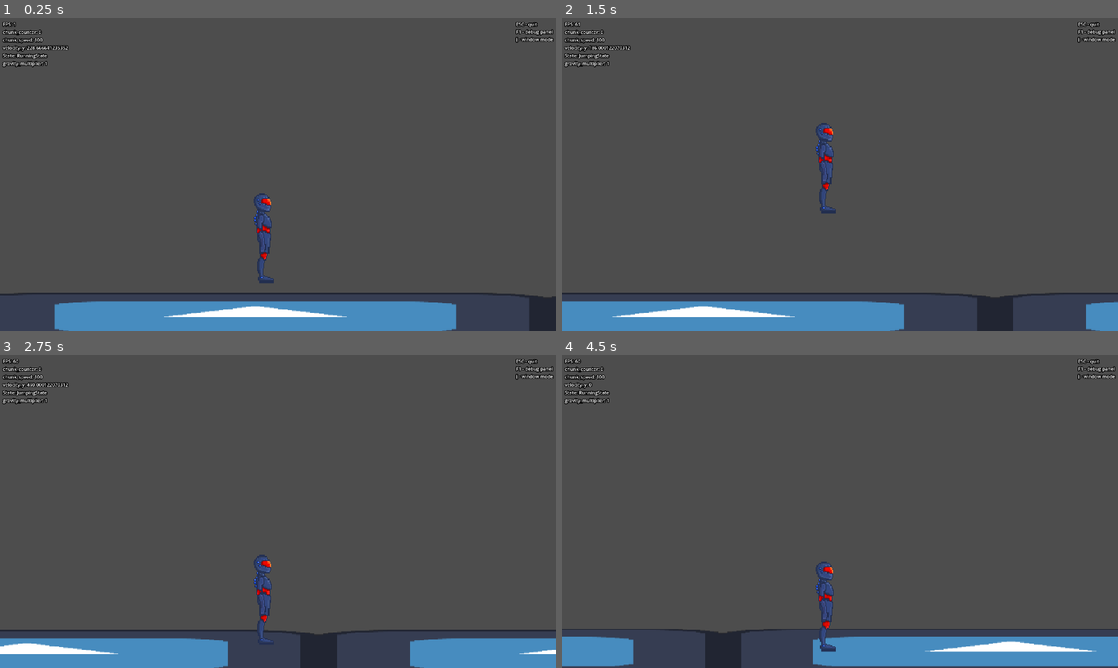
Above: before the commit, frames 1-4 (two rows, left to right).
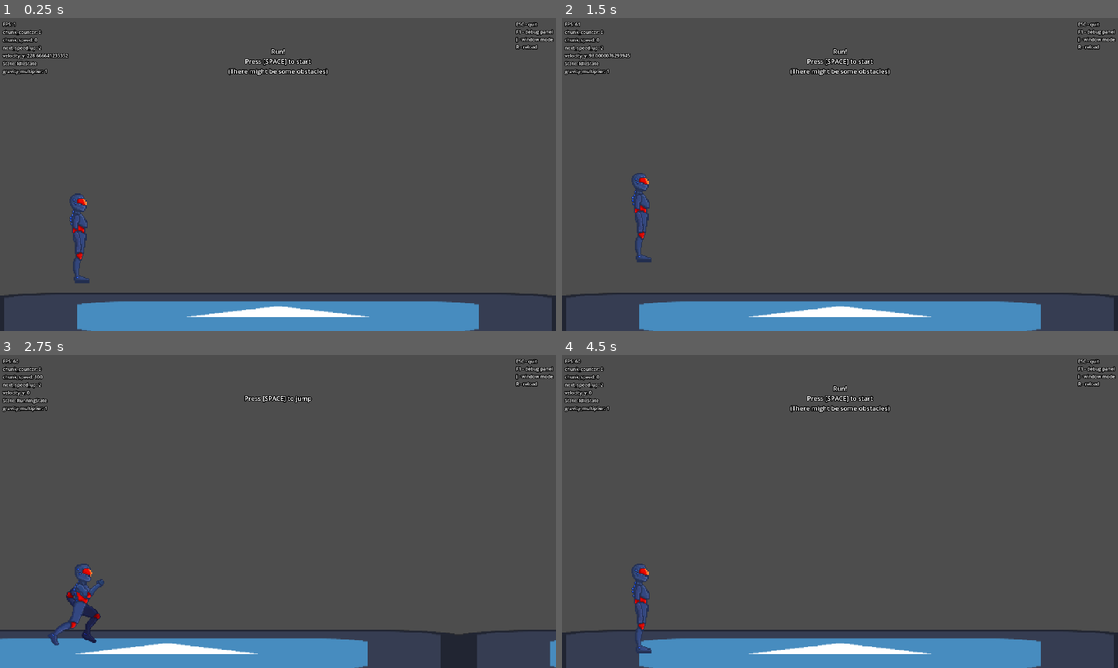
Above: after the commit, the same moments.

Repository: takanazwa5/dsw-jam-2025
Game: Godot game, scene res://main.tscn
Same seed, same stepped clock (60 frames per second), same inputs: the game is played once before the commit and once after it. The engine's default icon, where the game draws it, is replaced by a stand-in: a white triangle on a blue panel in a dark square.
Inputs (mouse positions are in pixels of both pictures, inside the frame that each line leads up to):
- Up to frame 1 (0.25 s): no input
- Up to frame 2 (1.5 s): tap Space (jump) at 0.5, 0.77, 1.07 s; move the mouse to (962, 158) at 0.52 s; hold S (slide) 0.53-1.28 s; click (962, 158) at 0.67 s; tap R at 0.8, 1.35 s; move the mouse to (728, 190) at 1.27 s; click (728, 190) at 1.42 s
- Up to frame 3 (2.75 s): tap Space (jump) at 1.52, 1.55, 1.82 s; move the mouse to (333, 442) at 2.02 s; hold Space (jump) from 2.03 s (still down); click (333, 442) at 2.17 s; tap S (slide) at 2.3 s
- Up to frame 4 (4.5 s): move the mouse to (812, 574) at 2.77 s; release Space (jump) at 2.78 s; tap S (slide) at 2.85, 4.35 s; click (812, 574) at 2.92 s; tap Space (jump) at 3.02, 3.32 s; tap R at 3.05, 3.6 s; move the mouse to (1006, 558) at 3.52 s; hold Space (jump) 3.53-4.28 s; click (1006, 558) at 3.67 s; move the mouse to (673, 464) at 4.27 s; click (673, 464) at 4.42 s

The runs differ from the first frame. In frame 1, 4.0% of the frame differs, in the area x 0-100%, y 6-100%; in frame 2, 7.9%; in frame 3, 8.3%; in frame 4, 9.6%.
Error after the commit: Left operand of 'is' is a previously freed instance. (res://features/chunk/chunk.gd:18)

Commit message:
Update

Diff:
--- a/features/chunk/chunk.gd
+++ b/features/chunk/chunk.gd
@@ -4,14 +4,37 @@
 signal screen_exited()
 
 
+@onready var player_ref : CharacterBody2D = %PlayerRef
 @onready var vosn : VisibleOnScreenNotifier2D = %VOSN
+@onready var obstacles : Array[Area2D] = [%Obstacle, %BigObstacle, %LongObstacle]
 
 
 func _ready() -> void:
 
+	player_ref.hide()
 	vosn.screen_exited.connect(_on_vosn_screen_exited)
+
+	var obstacle : Area2D
+	if Main.level is Level and Main.level.chunk_speed >= 300:
+
+		obstacle = obstacles.pick_random()
+
+	else:
+
+		obstacle = obstacles[0]
+
+	obstacle.body_entered.connect(_on_obstacle_body_entered)
+	obstacle.visible = true if Main.tutorials_completed else false
+	obstacle.monitoring = obstacle.visible
 
 
 func _on_vosn_screen_exited() -> void:
 
 	screen_exited.emit()
+
+
+func _on_obstacle_body_entered(body: Node2D) -> void:
+
+	if body is Player:
+
+		get_tree().paused = true
--- a/features/chunk/chunk.tscn
+++ b/features/chunk/chunk.tscn
@@ -1,10 +1,29 @@
-[gd_scene load_steps=4 format=3 uid="uid://d2rle0tbttd7q"]
+[gd_scene load_steps=11 format=3 uid="uid://d2rle0tbttd7q"]
 
 [ext_resource type="Script" path="res://features/chunk/chunk.gd" id="1_5gbg4"]
 [ext_resource type="Texture2D" uid="uid://h2gmwv7b5uf2" path="res://icon.svg" id="1_ercl0"]
+[ext_resource type="PackedScene" uid="uid://bs28liwog0cif" path="res://features/player/player.tscn" id="3_ex4in"]
 
 [sub_resource type="RectangleShape2D" id="RectangleShape2D_iicn6"]
 size = Vector2(640, 25)
+
+[sub_resource type="PlaceholderTexture2D" id="PlaceholderTexture2D_kaeil"]
+size = Vector2(70, 20)
+
+[sub_resource type="RectangleShape2D" id="RectangleShape2D_h48f4"]
+size = Vector2(70, 20)
+
+[sub_resource type="PlaceholderTexture2D" id="PlaceholderTexture2D_f6k0x"]
+size = Vector2(50, 50)
+
+[sub_resource type="RectangleShape2D" id="RectangleShape2D_d8f64"]
+size = Vector2(50, 50)
+
+[sub_resource type="PlaceholderTexture2D" id="PlaceholderTexture2D_w6jvb"]
+size = Vector2(25, 25)
+
+[sub_resource type="RectangleShape2D" id="RectangleShape2D_ko6cj"]
+size = Vector2(25, 25)
 
 [node name="Chunk" type="StaticBody2D"]
 position = Vector2(0, 360)
@@ -22,3 +41,45 @@
 [node name="VOSN" type="VisibleOnScreenNotifier2D" parent="."]
 unique_name_in_owner = true
 rect = Rect2(0, -50, 640, 50)
+
+[node name="LongObstacle" type="Area2D" parent="."]
+unique_name_in_owner = true
+visible = false
+position = Vector2(502, -35)
+monitoring = false
+
+[node name="Sprite2D" type="Sprite2D" parent="LongObstacle"]
+texture = SubResource("PlaceholderTexture2D_kaeil")
+
+[node name="CollisionShape2D" type="CollisionShape2D" parent="LongObstacle"]
+shape = SubResource("RectangleShape2D_h48f4")
+
+[node name="BigObstacle" type="Area2D" parent="."]
+unique_name_in_owner = true
+visible = false
+position = Vector2(502, -50)
+monitoring = false
+
+[node name="Sprite2D" type="Sprite2D" parent="BigObstacle"]
+texture = SubResource("PlaceholderTexture2D_f6k0x")
+
+[node name="CollisionShape2D" type="CollisionShape2D" parent="BigObstacle"]
+shape = SubResource("RectangleShape2D_d8f64")
+
+[node name="Obstacle" type="Area2D" parent="."]
+unique_name_in_owner = true
+visible = false
+position = Vector2(502, -38)
+monitoring = false
+
+[node name="Sprite2D" type="Sprite2D" parent="Obstacle"]
+texture = SubResource("PlaceholderTexture2D_w6jvb")
+
+[node name="CollisionShape2D" type="CollisionShape2D" parent="Obstacle"]
+shape = SubResource("RectangleShape2D_ko6cj")
+
+[node name="PlayerRef" parent="." instance=ExtResource("3_ex4in")]
+unique_name_in_owner = true
+process_mode = 4
+position = Vector2(389, -75)
+script = null
--- a/features/level/level.gd
+++ b/features/level/level.gd
@@ -5,11 +5,12 @@
 
 const CHUNK_INITIAL_SPEED : int = 100
 const CHUNK_SPEED_INCREMENT : int = 40
-const CHUNK_SPEED_INCREMENT_RATE : int = 2
 
 
-var chunk_speed : int = CHUNK_INITIAL_SPEED
+var chunk_speed : int = 0
 var chunk_counter : int = 0
+var next_speed_up_chunk : int = 2
+var calculated_speed : int = CHUNK_INITIAL_SPEED
 
 
 @onready var chunks_container : Node = %ChunksContainer
@@ -17,6 +18,8 @@
 
 
 func _ready() -> void:
+
+	Main.level = self
 
 	for chunk : Chunk in chunks:
 
@@ -27,6 +30,7 @@
 
 	DebugPanel.add_property(chunk_counter, "chunk_counter", 2)
 	DebugPanel.add_property(chunk_speed, "chunk_speed", 3)
+	DebugPanel.add_property(next_speed_up_chunk, "next_speed_up", 4)
 
 	for chunk : Chunk in chunks_container.get_children():
 
@@ -41,7 +45,13 @@
 	chunks.append(new_chunk)
 	chunks_container.add_child(new_chunk)
 	chunks.pop_front().queue_free()
-	chunk_counter += 1
-	if chunk_counter % CHUNK_SPEED_INCREMENT_RATE == 0:
+	chunk_counter += 1 if Main.tutorials_completed else chunk_counter
 
-		chunk_speed += CHUNK_SPEED_INCREMENT
+	if chunk_counter == next_speed_up_chunk:
+
+		next_speed_up_chunk = floor(next_speed_up_chunk * 1.5) + 1
+		calculated_speed = chunk_speed + CHUNK_SPEED_INCREMENT
+
+		if not Main.player.state_machine.state == Main.player.sliding_state:
+
+			chunk_speed = calculated_speed
--- a/features/player/player.gd
+++ b/features/player/player.gd
@@ -6,14 +6,20 @@
 const JUMP_VELOCITY : float = 500.0
 
 
+static var can_jump : bool = false
+static var can_slide : bool = false
+
 var gravity_multiplier : int = 1
 
 
 @onready var jump_buffer : Timer = %JumpBuffer
+@onready var state_machine : StateMachine = %StateMachine
+@onready var sliding_state : SlidingState = %SlidingState
 
 
 func _ready() -> void:
 
+	Main.player = self
 	State.player = self
 
 
@@ -37,5 +43,5 @@
 
 func _process(_delta: float) -> void:
 
-	DebugPanel.add_property(velocity.y, "velocity_y", 5)
-	DebugPanel.add_property(gravity_multiplier, "gravity_multiplier", 6)
+	DebugPanel.add_property(velocity.y, "velocity_y", 6)
+	DebugPanel.add_property(gravity_multiplier, "gravity_multiplier", 7)
--- a/features/player/player.tscn
+++ b/features/player/player.tscn
@@ -8,6 +8,7 @@
 [ext_resource type="Script" path="res://features/player/states/sliding_state.gd" id="4_4m18i"]
 [ext_resource type="Texture2D" uid="uid://i0jy1rnleqsr" path="res://features/player/character_slide.png" id="4_ir1gm"]
 [ext_resource type="Script" path="res://features/player/states/jumping_state.gd" id="5_a2lkt"]
+[ext_resource type="Script" path="res://features/player/states/idle_state.gd" id="9_i7qfi"]
 
 [sub_resource type="AtlasTexture" id="AtlasTexture_8l33x"]
 atlas = ExtResource("2_c4fqy")
@@ -122,7 +123,7 @@
 }],
 "loop": true,
 "name": &"running",
-"speed": 10.0
+"speed": 5.0
 }, {
 "frames": [{
 "duration": 1.0,
@@ -136,32 +137,20 @@
 "speed": 5.0
 }]
 
-[sub_resource type="Gradient" id="Gradient_hvsgl"]
-colors = PackedColorArray(0.538335, 0.815622, 1, 1, 1, 0.937532, 0.219805, 1)
-
-[sub_resource type="GradientTexture2D" id="GradientTexture2D_jbmrg"]
-gradient = SubResource("Gradient_hvsgl")
-width = 40
-height = 100
-
 [sub_resource type="RectangleShape2D" id="RectangleShape2D_v810s"]
 size = Vector2(40, 100)
+
+[sub_resource type="RectangleShape2D" id="RectangleShape2D_2syhd"]
+size = Vector2(85.5, 53)
 
 [node name="Player" type="CharacterBody2D"]
 script = ExtResource("1_6nbeu")
 
-[node name="RunningSprite" type="AnimatedSprite2D" parent="."]
+[node name="Sprite" type="AnimatedSprite2D" parent="."]
 unique_name_in_owner = true
 sprite_frames = SubResource("SpriteFrames_outx6")
-animation = &"jumping"
+animation = &"running"
 autoplay = "idle"
-
-[node name="SlidingSprite" type="Sprite2D" parent="."]
-unique_name_in_owner = true
-visible = false
-position = Vector2(0, 30)
-rotation = 1.5708
-texture = SubResource("GradientTexture2D_jbmrg")
 
 [node name="RunningCollision" type="CollisionShape2D" parent="."]
 unique_name_in_owner = true
@@ -169,15 +158,14 @@
 
 [node name="SlidingCollision" type="CollisionShape2D" parent="."]
 unique_name_in_owner = true
-position = Vector2(0, 30)
-rotation = 1.5708
-shape = SubResource("RectangleShape2D_v810s")
+position = Vector2(1, 23)
+shape = SubResource("RectangleShape2D_2syhd")
 disabled = true
 
 [node name="StateMachine" type="Node" parent="." node_paths=PackedStringArray("initial_state")]
 unique_name_in_owner = true
 script = ExtResource("2_ph7jy")
-initial_state = NodePath("RunningState")
+initial_state = NodePath("IdleState")
 
 [node name="RunningState" type="Node" parent="StateMachine"]
 unique_name_in_owner = true
@@ -191,6 +179,10 @@
 unique_name_in_owner = true
 script = ExtResource("5_a2lkt")
 
+[node name="IdleState" type="Node" parent="StateMachine"]
+unique_name_in_owner = true
+script = ExtResource("9_i7qfi")
+
 [node name="SlideTimer" type="Timer" parent="."]
 unique_name_in_owner = true
 one_shot = true
--- /dev/null
+++ b/features/player/states/idle_state.gd
@@ -0,0 +1,17 @@
+class_name IdleState extends State
+
+
+@onready var running_state : RunningState = %RunningState
+
+
+func input_event(event: InputEvent) -> void:
+
+	if event.is_action_pressed("jump"):
+
+		transition.emit(running_state)
+		Main.level.chunk_speed = Level.CHUNK_INITIAL_SPEED
+
+
+func exit() -> void:
+
+	SignalBus.idle_state_exited.emit()
--- a/features/player/states/jumping_state.gd
+++ b/features/player/states/jumping_state.gd
@@ -1,6 +1,7 @@
 class_name JumpingState extends State
 
 
+@onready var sprite : AnimatedSprite2D = %Sprite
 @onready var running_state : RunningState = %RunningState
 @onready var sliding_state : SlidingState = %SlidingState
 @onready var jump_buffer : Timer = %JumpBuffer
@@ -8,6 +9,8 @@
 
 func enter() -> void:
 
+	SignalBus.jumping_state_entered.emit()
+	sprite.play(&"jumping")
 	player.velocity.y = -Player.JUMP_VELOCITY
 
 
@@ -16,7 +19,7 @@
 	if event.is_action_pressed("slide"):
 
 		player.velocity.y = 0
-		player.gravity_multiplier = 2
+		player.gravity_multiplier = 5
 
 	else:
 
@@ -27,11 +30,11 @@
 
 	if player.is_on_floor():
 
-		if Input.is_action_pressed("slide"):
+		if Input.is_action_pressed("slide") and Player.can_slide:
 
 			transition.emit(sliding_state)
 
-		elif Input.is_action_pressed("jump") and not jump_buffer.is_stopped():
+		elif Input.is_action_pressed("jump") and not jump_buffer.is_stopped() and Player.can_jump:
 
 			transition.emit(self)
 
--- a/features/player/states/running_state.gd
+++ b/features/player/states/running_state.gd
@@ -3,18 +3,27 @@
 
 @onready var sliding_state : SlidingState = %SlidingState
 @onready var jumping_state : JumpingState = %JumpingState
-@onready var running_sprite : AnimatedSprite2D = %RunningSprite
-@onready var sliding_sprite : Sprite2D = %SlidingSprite
+@onready var sprite : AnimatedSprite2D = %Sprite
 @onready var running_collision : CollisionShape2D = %RunningCollision
 @onready var sliding_collision : CollisionShape2D = %SlidingCollision
 
 
+func enter() -> void:
+
+	sprite.play(&"running")
+
+
 func input_event(event: InputEvent) -> void:
 
-	if event.is_action_pressed("jump") and player.is_on_floor():
+	if event.is_action_pressed("jump") and player.is_on_floor() and Player.can_jump:
 
 		transition.emit(jumping_state)
 
-	if event.is_action_pressed("slide") and player.is_on_floor():
+	if event.is_action_pressed("slide") and player.is_on_floor() and Player.can_slide:
 
 		transition.emit(sliding_state)
+
+
+func update(_delta: float) -> void:
+
+	sprite.speed_scale = clampf(Main.level.chunk_speed / 100.0, 1, 3)
--- a/features/player/states/sliding_state.gd
+++ b/features/player/states/sliding_state.gd
@@ -3,8 +3,7 @@
 
 @onready var running_state : RunningState = %RunningState
 @onready var jumping_state : JumpingState = %JumpingState
-@onready var running_sprite : AnimatedSprite2D = %RunningSprite
-@onready var sliding_sprite : Sprite2D = %SlidingSprite
+@onready var sprite : AnimatedSprite2D = %Sprite
 @onready var running_collision : CollisionShape2D = %RunningCollision
 @onready var sliding_collision : CollisionShape2D = %SlidingCollision
 @onready var slide_timer : Timer = %SlideTimer
@@ -17,12 +16,13 @@
 
 func enter() -> void:
 
-	running_sprite.hide()
-	sliding_sprite.show()
+	SignalBus.sliding_state_entered.emit()
+	sprite.play(&"sliding")
 	running_collision.set_deferred("disabled", true)
 	sliding_collision.set_deferred("disabled", false)
 	slide_timer.start()
 	_tween_zoom(1, 1)
+	Main.level.chunk_speed += Level.CHUNK_SPEED_INCREMENT
 
 
 func input_event(event: InputEvent) -> void:
@@ -38,12 +38,11 @@
 
 func exit() -> void:
 
-	sliding_sprite.hide()
-	running_sprite.show()
 	sliding_collision.set_deferred("disabled", true)
 	running_collision.set_deferred("disabled", false)
 	slide_timer.stop()
 	_tween_zoom(1.05, 1.05)
+	Main.level.chunk_speed = Main.level.calculated_speed
 
 
 func _tween_zoom(x: float, y: float) -> void:
--- /dev/null
+++ b/features/signal_bus/signal_bus.gd
@@ -0,0 +1,11 @@
+extends Node
+
+
+@warning_ignore("unused_signal")
+signal idle_state_exited
+
+@warning_ignore("unused_signal")
+signal jumping_state_entered
+
+@warning_ignore("unused_signal")
+signal sliding_state_entered
--- a/features/state_machine/state_machine.gd
+++ b/features/state_machine/state_machine.gd
@@ -28,7 +28,7 @@
 func _process(delta: float) -> void:
 
 	state.update(delta)
-	DebugPanel.add_property(state.name, "State", 4)
+	DebugPanel.add_property(state.name, "State", 5)
 
 
 func _physics_process(delta: float) -> void:
--- a/main.gd
+++ b/main.gd
@@ -1,12 +1,26 @@
 class_name Main extends Node
 
 
+static var player : Player
+static var level : Level
+
+static var tutorials_completed : bool = false
+static var time : float = 0.0
+
+
 @onready var debug_info : Control = %DebugInfo
+@onready var tutorial : Label = %Tutorial
+@onready var jump_tutorial : Label = %JumpTutorial
+@onready var slide_tutorial : Label = %SlideTutorial
 
 
 func _ready() -> void:
 
 	debug_info.visible = OS.is_debug_build()
+
+	SignalBus.idle_state_exited.connect(_on_idle_state_exited)
+	SignalBus.jumping_state_entered.connect(_on_jumping_state_entered)
+	SignalBus.sliding_state_entered.connect(_on_sliding_state_entered)
 
 
 func _input(event: InputEvent) -> void:
@@ -20,6 +34,10 @@
 		if event.physical_keycode == KEY_ESCAPE:
 
 			get_tree().quit()
+
+		if event.physical_keycode == KEY_R:
+
+			get_tree().reload_current_scene()
 
 		if event.physical_keycode == KEY_BRACKETLEFT:
 
@@ -35,3 +53,29 @@
 func _process(_delta: float) -> void:
 
 	DebugPanel.add_property(Engine.get_frames_per_second(), "FPS", 1)
+
+
+func _on_idle_state_exited() -> void:
+
+	tutorial.hide()
+	await get_tree().create_timer(1.0).timeout
+	jump_tutorial.show()
+	Player.can_jump = true
+
+
+func _on_jumping_state_entered() -> void:
+
+	SignalBus.jumping_state_entered.disconnect(_on_jumping_state_entered)
+	Player.can_jump = false
+	jump_tutorial.hide()
+	await get_tree().create_timer(1.0).timeout
+	slide_tutorial.show()
+	Player.can_slide = true
+
+
+func _on_sliding_state_entered() -> void:
+
+	SignalBus.sliding_state_entered.disconnect(_on_sliding_state_entered)
+	slide_tutorial.hide()
+	Player.can_jump = true
+	tutorials_completed = true
--- a/main.tscn
+++ b/main.tscn
@@ -1,10 +1,15 @@
-[gd_scene load_steps=5 format=3 uid="uid://bjsgg2h5ou11a"]
+[gd_scene load_steps=6 format=3 uid="uid://bjsgg2h5ou11a"]
 
 [ext_resource type="Script" path="res://main.gd" id="1_v65x7"]
 [ext_resource type="PackedScene" uid="uid://8grgyvjls8is" path="res://features/level/level.tscn" id="2_8862p"]
 [ext_resource type="PackedScene" uid="uid://bs28liwog0cif" path="res://features/player/player.tscn" id="3_dp2nl"]
 
 [sub_resource type="LabelSettings" id="LabelSettings_ywopq"]
+outline_size = 10
+outline_color = Color(0, 0, 0, 1)
+
+[sub_resource type="LabelSettings" id="LabelSettings_3f57e"]
+font_size = 22
 outline_size = 10
 outline_color = Color(0, 0, 0, 1)
 
@@ -36,7 +41,8 @@
 layout_mode = 2
 text = "ESC - quit
 F1 - debug panel
-[ - window mode"
+[ - window mode
+R - reload"
 label_settings = SubResource("LabelSettings_ywopq")
 
 [node name="SubViewportContainer" type="SubViewportContainer" parent="."]
@@ -59,8 +65,54 @@
 [node name="Level" parent="SubViewportContainer/SubViewport" instance=ExtResource("2_8862p")]
 
 [node name="Player" parent="SubViewportContainer/SubViewport" instance=ExtResource("3_dp2nl")]
-position = Vector2(302, 220)
+position = Vector2(100, 220)
 
 [node name="Camera2D" type="Camera2D" parent="SubViewportContainer/SubViewport"]
 offset = Vector2(320, 180)
 zoom = Vector2(1.05, 1.05)
+
+[node name="Tutorial" type="Label" parent="."]
+unique_name_in_owner = true
+anchors_preset = 5
+anchor_left = 0.5
+anchor_right = 0.5
+offset_left = -172.0
+offset_top = 100.0
+offset_right = 172.0
+offset_bottom = 199.0
+grow_horizontal = 2
+text = "Run!
+Press [SPACE] to start
+(There might be some obstacles)"
+label_settings = SubResource("LabelSettings_3f57e")
+horizontal_alignment = 1
+
+[node name="JumpTutorial" type="Label" parent="."]
+unique_name_in_owner = true
+visible = false
+anchors_preset = 5
+anchor_left = 0.5
+anchor_right = 0.5
+offset_left = -172.0
+offset_top = 134.0
+offset_right = 172.0
+offset_bottom = 165.0
+grow_horizontal = 2
+text = "Press [SPACE] to jump"
+label_settings = SubResource("LabelSettings_3f57e")
+horizontal_alignment = 1
+
+[node name="SlideTutorial" type="Label" parent="."]
+unique_name_in_owner = true
+visible = false
+anchors_preset = 5
+anchor_left = 0.5
+anchor_right = 0.5
+offset_left = -221.0
+offset_top = 134.0
+offset_right = 221.0
+offset_bottom = 165.0
+grow_horizontal = 2
+text = "Hold [S] to slide or fall quicker when in air"
+label_settings = SubResource("LabelSettings_3f57e")
+horizontal_alignment = 1
--- a/project.godot
+++ b/project.godot
@@ -17,6 +17,7 @@
 
 [autoload]
 
+SignalBus="*res://features/signal_bus/signal_bus.gd"
 DebugPanel="*res://features/debug_panel/debug_panel.tscn"
 
 [debug]
